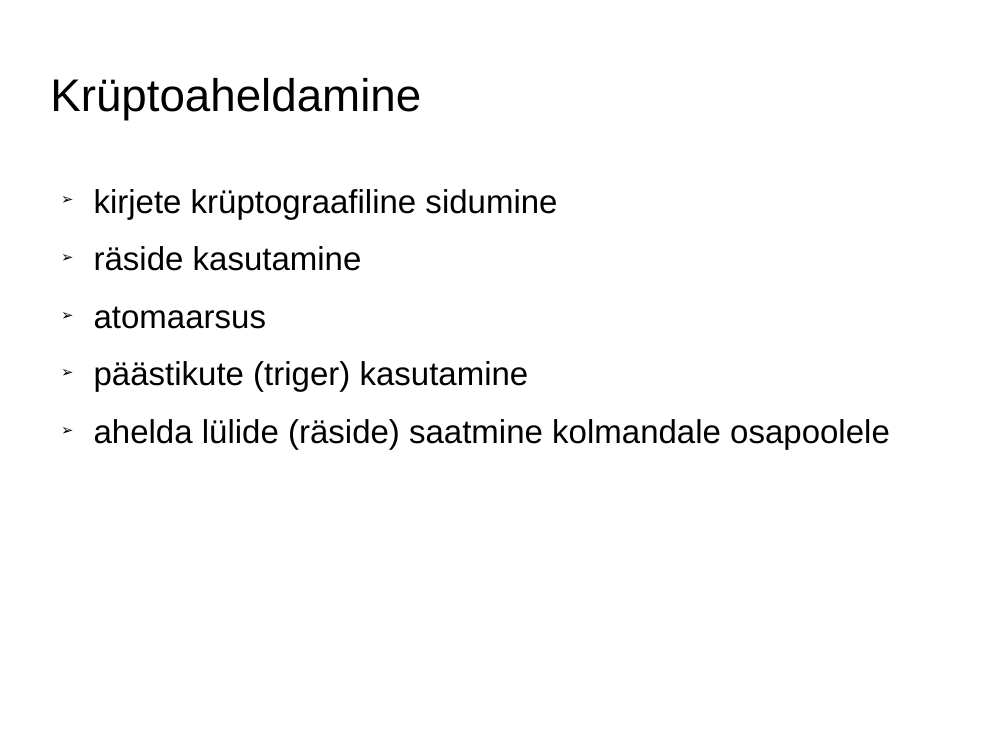
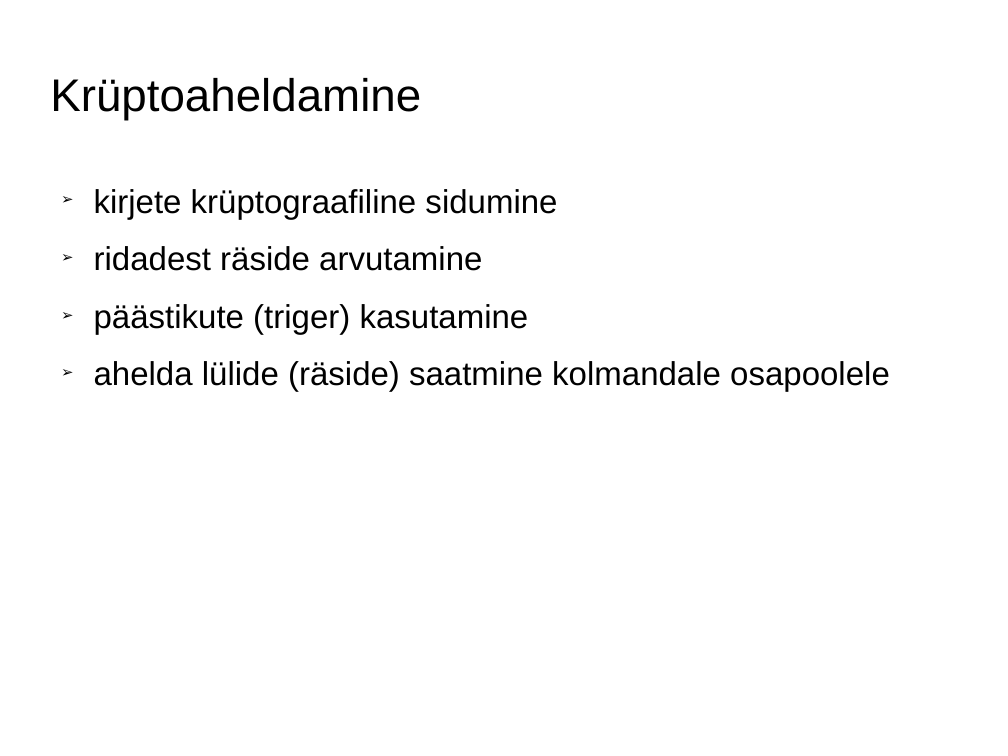
Before and after one commit to keijokapp/loputoo, a slide deck: slide 4 of Lõputöö esitlus.odp. Drawn at 1008x756 pixels with LibreOffice and Linux fonts; fonts in the diff are those of the drawing; background and template pictures are left out. Boxes give left, top, right and bottom in pixels: in the first picture for what was removed or moved away, otherwise in the second. Text is boxed around its words. In the diff, an @@ line names an element or a change of style, - is before the commit and + after.

```diff
--- a/Lõputöö esitlus.odp
+++ b/Lõputöö esitlus.odp
@@ text at (94,246,482,271): text changed @@
-➢ räside kasutamine
-➢ atomaarsus
+➢ ridadest räside arvutamine
```
Also in this commit, not shown: 3 other slides changed.
